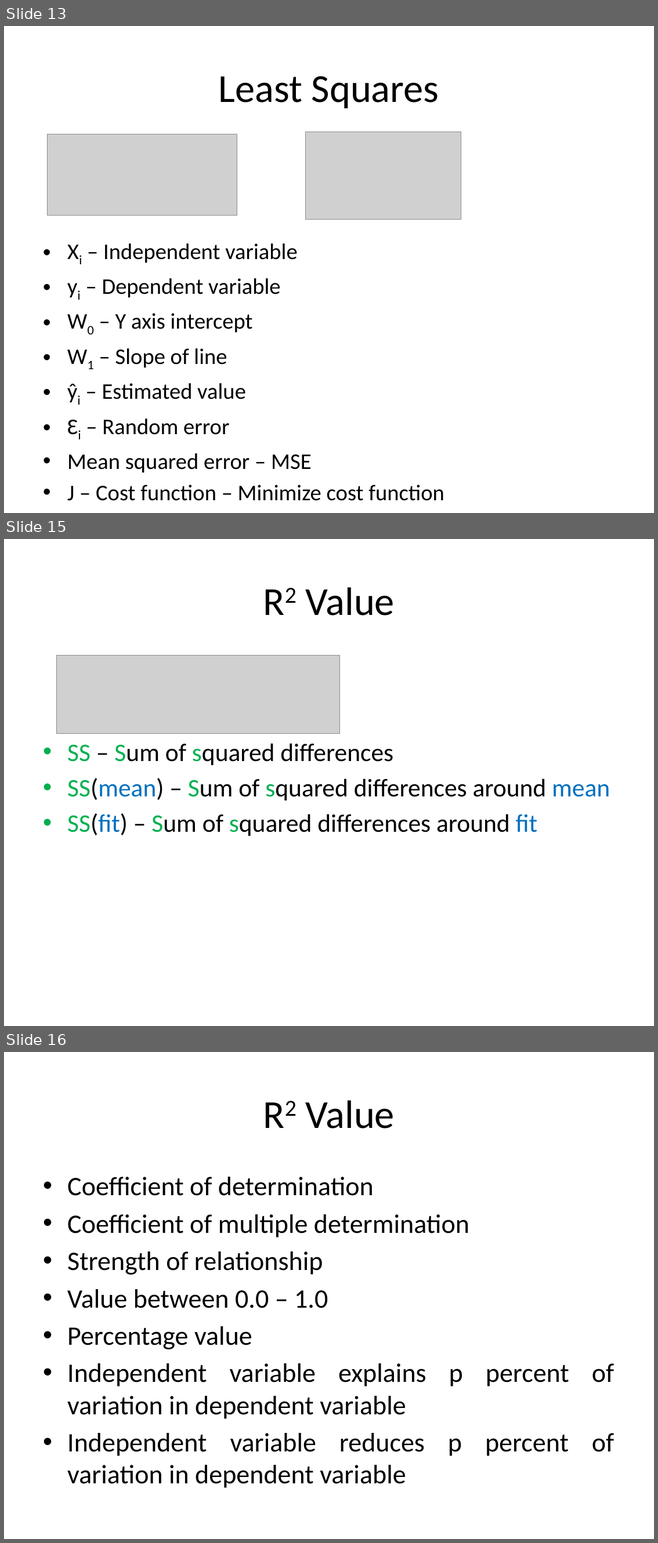
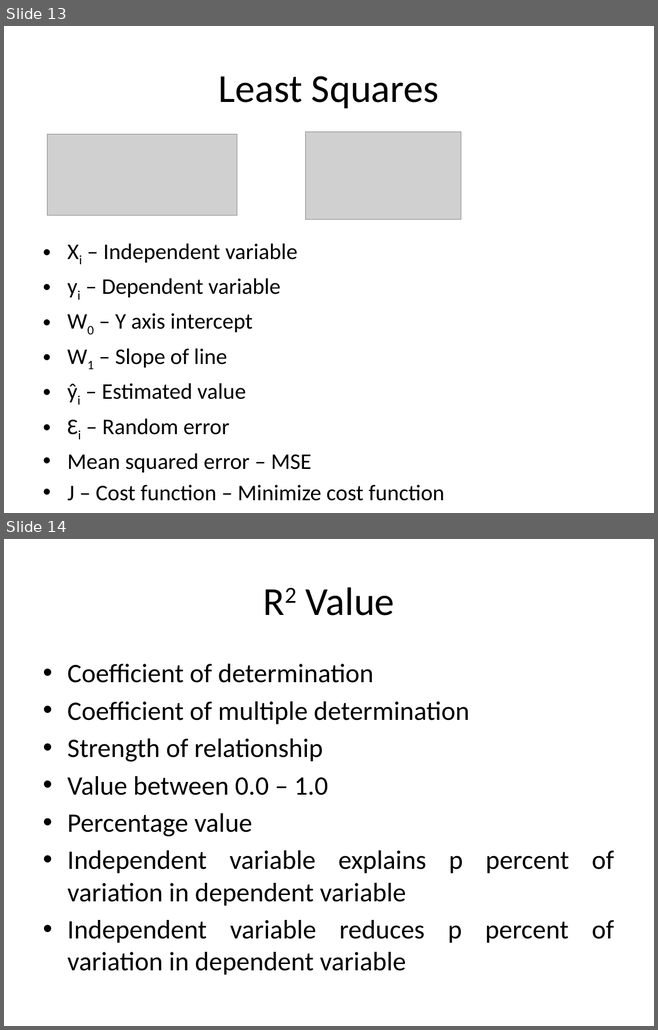
Before and after one commit to look4pritam/ArtificialIntelligence, a slide deck: MachineLearning/LinearRegression/LinearRegression.pptx. Shown one above the other, each under a label of ours: slides 13, 15 and 16 before the commit, slides 13 and 14 after it; the slides between them are not shown. The pictures are 658x1543 and 658x1030 pixels, drawn with LibreOffice and Linux fonts; fonts in the diff are those of the drawing; grey boxes stand for pictures. Boxes give left, top, right and bottom in pixels: in the first picture for what was removed or moved away, otherwise in the second. Text is boxed around its words. In the diff, an @@ line names an element or a change of style, - is before the commit and + after.

```diff
--- a/MachineLearning/LinearRegression/LinearRegression.pptx
+++ b/MachineLearning/LinearRegression/LinearRegression.pptx
@@ slide 15 removed at [4, 539, 654, 1026], background #FFFFFF @@
@@ title removed at [306, 587, 394, 616] @@
-R2 Value
@@ picture removed at [57, 655, 340, 734] @@
@@ text removed at [67, 743, 610, 836] @@
-• SS – Sum of squared differences
-• SS(mean) – Sum of squared differences around mean
-• SS(fit) – Sum of squared differences around fit
@@ what was slide 16 is now slide 14 @@
```
Also in this commit, not shown: 1 other slide removed.
